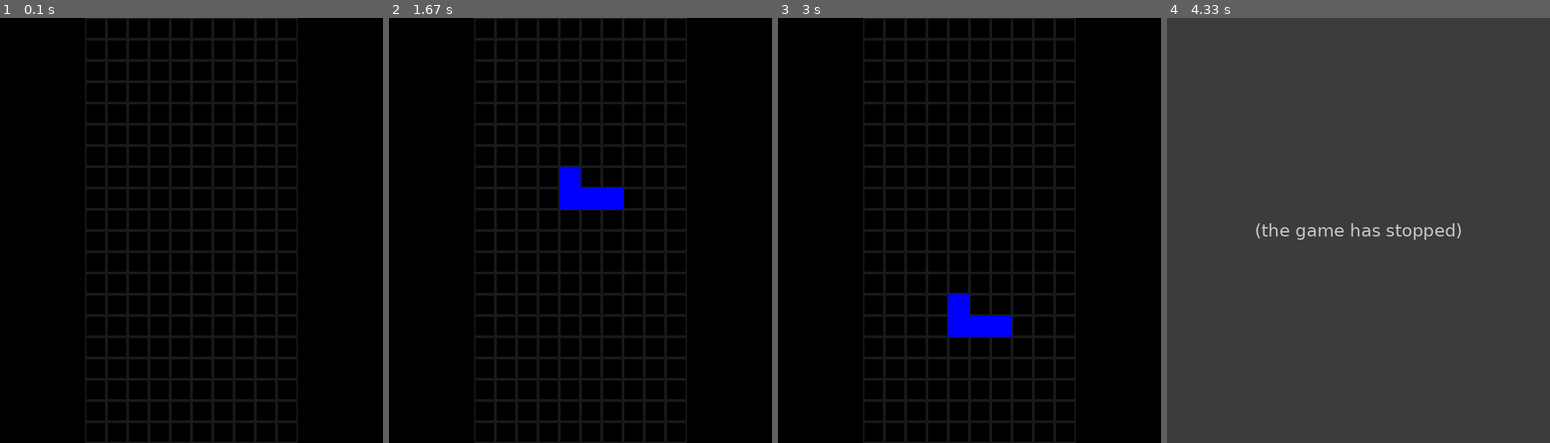
Above: before the commit, frames 1-4 (left to right).
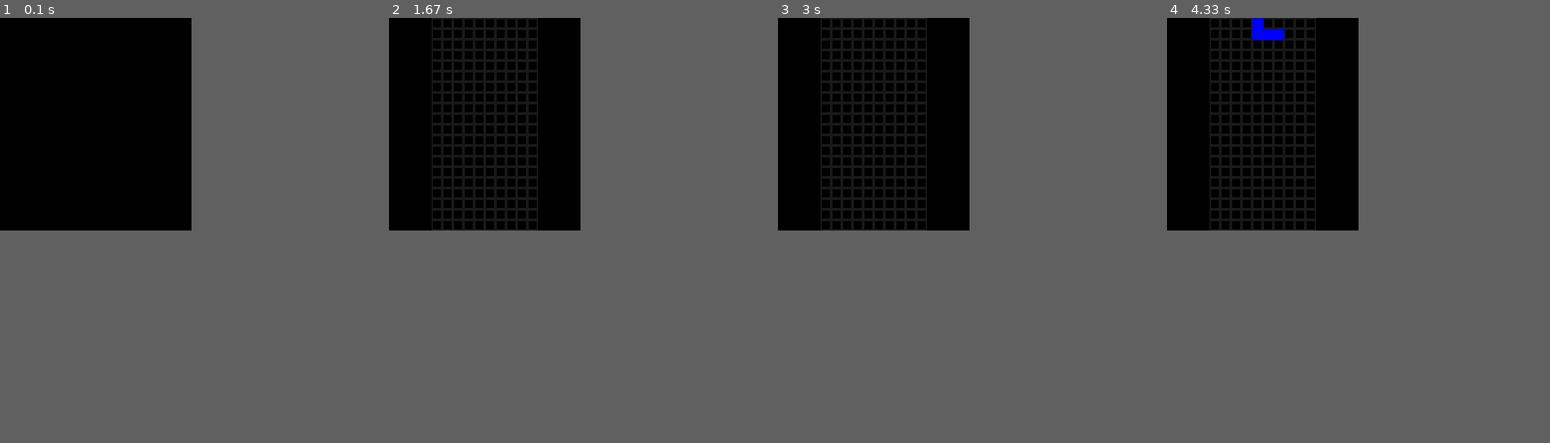
Above: after the commit, the same moments.

Repository: bb1950328/pytetris
Game: pygame game, started from launcher.py
The game is run twice, just before and just after one commit, with the same random seed, the same clock (stepped at 60 frames per second) and the same inputs.
Inputs:
- Up to frame 1 (0.1 s): no input
- Up to frame 2 (1.67 s): no input
- Up to frame 3 (3 s): no input
- Up to frame 4 (4.33 s): no input
In our replay, the window is 576x640 before the commit and 288x320 after it. These sizes can differ from the game's own. Grey fills any space a smaller window leaves; there, only what the larger window draws over its background counts as a difference.

The runs differ from the first frame. In frame 1, 13% of the frame differs, in the area x 22-78%, y 0-100%; in frame 2, 16%; in frame 3, 16%; in frame 4, 25%, in the area x 0-77%, y 0-53%.
Error before the commit: ValueError: y (=20) must be smaller than height (=20) (base.py line 78); the game stopped at 3.8 s (later frames are placeholders)

Commit message:
some changes and improvements

Diff:
--- a/const.py
+++ b/const.py
@@ -4,3 +4,9 @@
 BOARD_TILE_PX = 32
 
 SIDEBAR_WIDTH_PX = 128
+
+
+def scale(factor):
+    for k in globals().keys():
+        if k.lower().endswith("px"):
+            globals()[k] = int(globals()[k] * factor)
--- a/model/game.py
+++ b/model/game.py
@@ -3,7 +3,6 @@
 from typing import Deque
 from typing import List
 from typing import Optional
-from typing import Tuple
 
 import const
 from model.base import MatrixObject
@@ -43,9 +42,9 @@
         else:
             at_x, at_y = self.active_tetromino_pos
             for tx, ty in at.shape.all_colored_coords():
-                if self.board[at_x + tx, at_y + 1 + ty] is not None or at_y + ty == const.BOARD_HEIGHT - 1:
+                if at_y + ty == const.BOARD_HEIGHT - 1 or self.board[at_x + tx, at_y + 1 + ty] is not None:
                     if self.tetromino_last_step:
-                        self.freeze_active_tetromino()
+                        self._freeze_active_tetromino()
                     else:
                         self.tetromino_last_step = True
                     break
@@ -53,8 +52,10 @@
                 self.tetromino_last_step = False
                 self.active_tetromino_pos[1] += 1
 
-    def freeze_active_tetromino(self):
+    def _freeze_active_tetromino(self):
         at = self.tetromino_queue.popleft()
         at_x, at_y = self.active_tetromino_pos
         for tx, ty in at.shape.all_colored_coords():
             self.board[at_x + tx, at_y + ty] = at.shape[tx, ty]
+        self.active_tetromino_pos = None
+        self._fill_tetromino_queue()
--- a/view/pygame_view.py
+++ b/view/pygame_view.py
@@ -1,17 +1,22 @@
 import ctypes
 import os
 import time
+from typing import List
 
 import pygame
 
 import const
 from model.game import Game
 
+SCALE = 0.5
+
 if os.name == 'nt':
-    SCALE = ctypes.windll.shcore.GetScaleFactorForDevice(0) / 100
+    SCALE *= ctypes.windll.shcore.GetScaleFactorForDevice(0) / 100
     ctypes.windll.user32.SetProcessDPIAware()
 else:
-    SCALE = 1
+    SCALE *= 1
+
+const.scale(SCALE)
 
 
 def sc(*args):
@@ -24,10 +29,13 @@
         self.width = const.BOARD_WIDTH * const.BOARD_TILE_PX + 2 * const.SIDEBAR_WIDTH_PX
         self.game = game
         self.screen = None
+        self.scheduler = TickScheduler()
 
     def start(self):
         pygame.init()
-        self.screen = pygame.display.set_mode(sc(self.width, self.height))
+        self.screen = pygame.display.set_mode((self.width, self.height))
+        self.scheduler.add_task(20, self.game.update_tetromino_fall)
+        self.scheduler.add_task(1, self.draw_board)
 
     def run(self):
         running = True
@@ -37,8 +45,7 @@
                     print(event)
                 if event.type == pygame.QUIT:
                     running = False
-            self.draw_board()
-            self.game.update_tetromino_fall()
+            self.scheduler.run()
             time.sleep(0.2)
         self.exit()
 
@@ -57,3 +64,36 @@
 
     def exit(self):
         pygame.quit()
+
+
+class TickScheduler(object):
+    class Task(object):
+        func: callable
+        count: int
+        args: tuple
+        kwargs: dict
+
+        def __init__(self, count, func, *args, **kwargs):
+            self.count = count
+            self.func = func
+            self.args = args
+            self.kwargs = kwargs
+
+        def call(self):
+            self.func(*self.args, **self.kwargs)
+
+    def __init__(self):
+        self.tasks = []
+        self.counters: List[int] = [0]
+
+    def add_task(self, count, func, *args, **kwargs):
+        self.tasks.append(TickScheduler.Task(count, func, *args, **kwargs))
+        self.counters.append(0)
+
+    def run(self):
+        for i, task in enumerate(self.tasks):
+            c = self.counters[i] + 1
+            if c > task.count:
+                task.call()
+                c = 0
+            self.counters[i] = c
